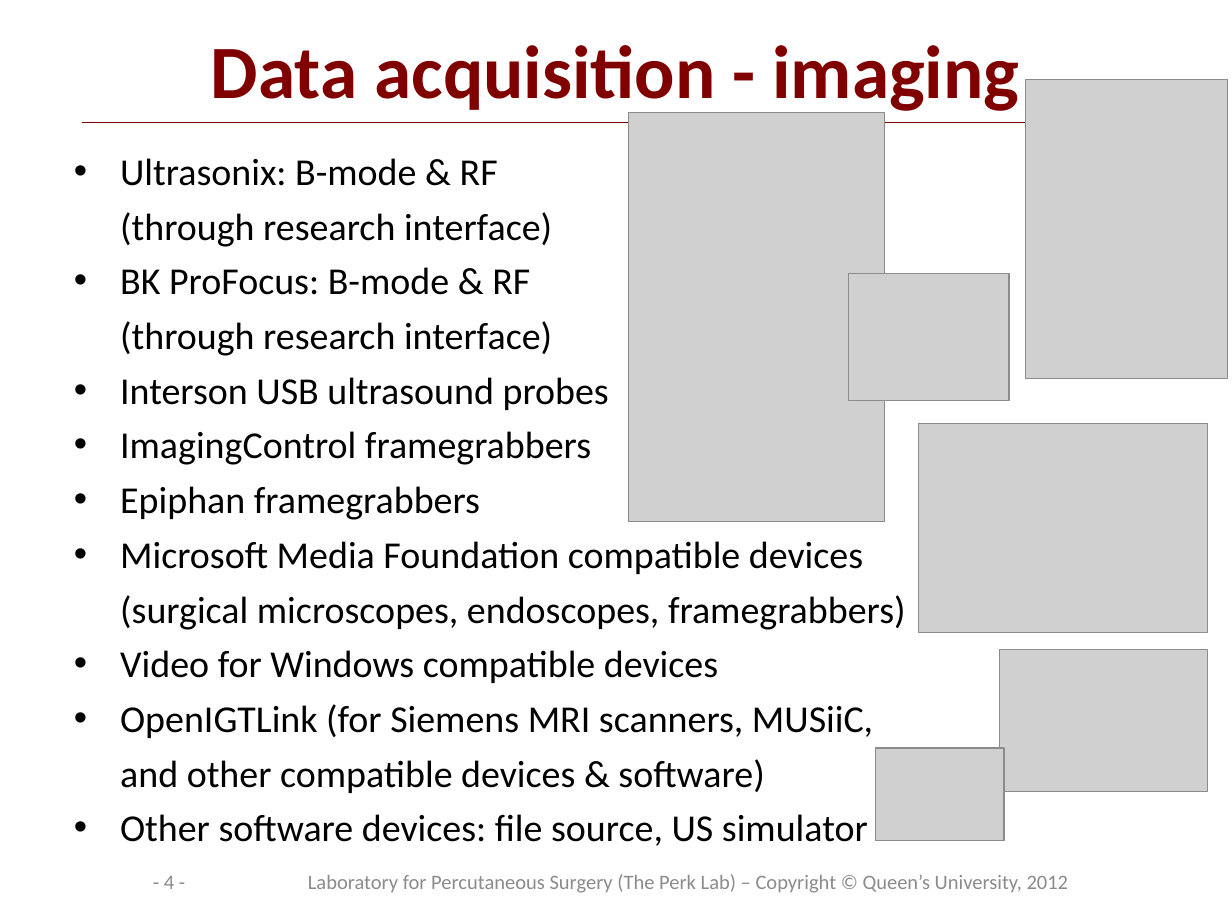
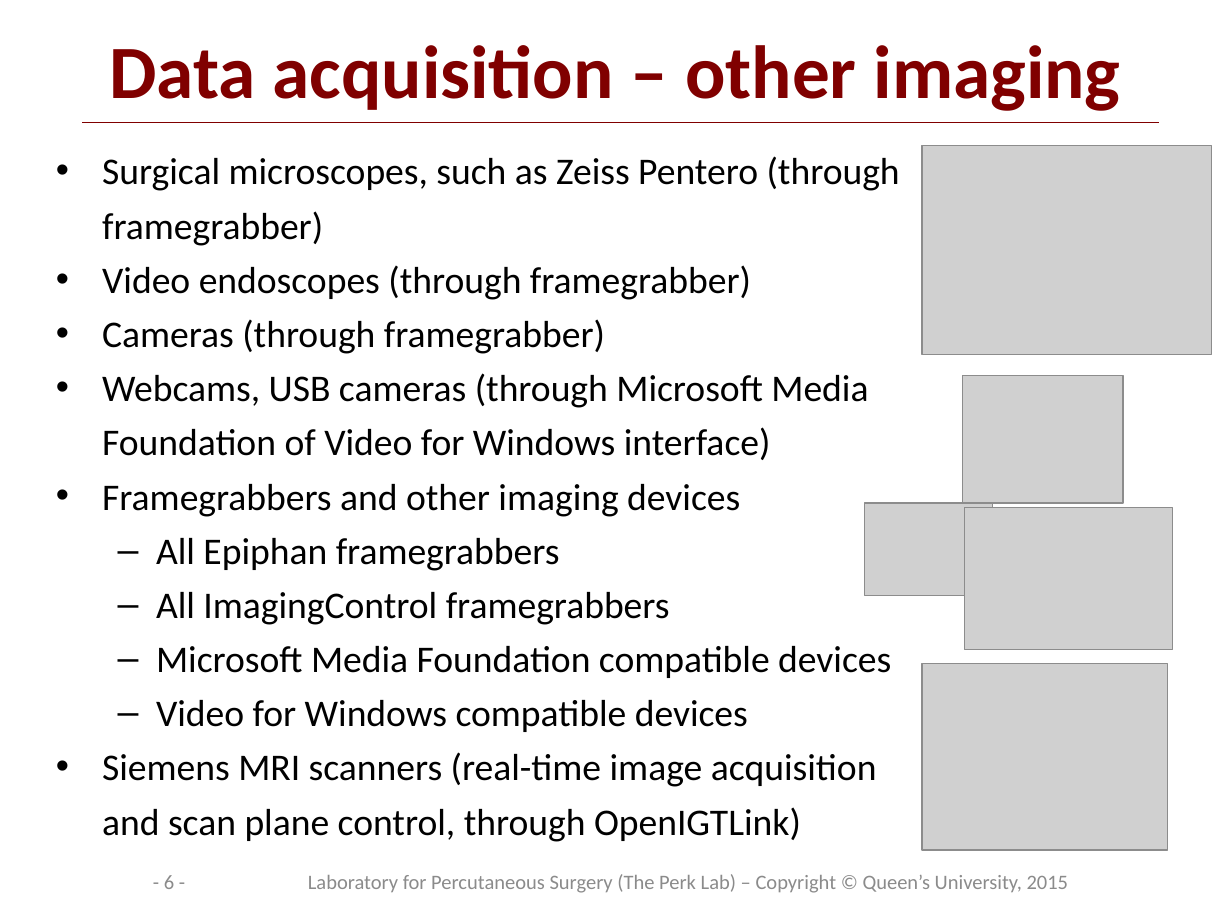
Before and after one commit to PlusToolkit/PlusDoc, a slide deck: slide 6 of overview/PlusOverview.pptx (slide 4 before the commit). Drawn at 1232x924 pixels with LibreOffice and Linux fonts; fonts in the diff are those of the drawing; grey boxes stand for pictures; background and template pictures are left out. Boxes give left, top, right and bottom in pixels: in the first picture for what was removed or moved away, otherwise in the second. Text is boxed around its words. In the diff, an @@ line names an element or a change of style, - is before the commit and + after.

Commit message:
re #712: Updated Plus overview presentations (surgical microscope, spectrometer, 4D US support)

```diff
--- a/overview/PlusOverview.pptx
+++ b/overview/PlusOverview.pptx
@@ title at (x1=109, y1=45, x2=1121, y2=111): text changed @@
-Data acquisition - imaging
+Data acquisition – other imaging
@@ picture removed at (x1=1025, y1=79, x2=1227, y2=378) @@
@@ picture removed at (x1=628, y1=112, x2=885, y2=521) @@
@@ text "Surgical microscopes, such as Zeiss ..." moved from (x1=120, y1=158, x2=906, y2=846) to (x1=102, y1=156, x2=900, y2=842) @@
@@ picture moved from (x1=918, y1=424, x2=1207, y2=633) to (x1=922, y1=145, x2=1211, y2=355) @@
@@ text at (x1=102, y1=156, x2=900, y2=678): text changed; size 22.2 to 22 pt @@
-• Ultrasonix: B-mode & RF
-  (through research interface)
-• BK ProFocus: B-mode & RF
-  (through research interface)
-• Interson USB ultrasound probes
-• ImagingControl framegrabbers
-• Epiphan framegrabbers
-• Microsoft Media Foundation compatible devices
-  (surgical microscopes, endoscopes, framegrabbers)
+• Surgical microscopes, such as Zeiss Pentero (through framegrabber)
+• Video endoscopes (through framegrabber)
+• Cameras (through framegrabber)
+• Webcams, USB cameras (through Microsoft Media Foundation of Video for Windows interface)
+• Framegrabbers and other imaging devices
+  – All Epiphan framegrabbers
+  – All ImagingControl framegrabbers
+  – Microsoft Media Foundation compatible devices
@@ picture moved from (x1=849, y1=274, x2=1009, y2=400) to (x1=962, y1=376, x2=1122, y2=503) @@
@@ picture moved from (x1=876, y1=748, x2=1004, y2=840) to (x1=864, y1=503, x2=992, y2=595) @@
@@ picture added at (x1=965, y1=508, x2=1173, y2=649) @@
@@ picture removed at (x1=999, y1=649, x2=1207, y2=791) @@
@@ picture added at (x1=922, y1=663, x2=1167, y2=850) @@
@@ text at (x1=156, y1=700, x2=748, y2=732): size 22.2 to 22 pt in "Video for Windows compatible devices"; bullet • to –; list level 1 to 2 in "Video for Windows compatible devices" @@
@@ text at (x1=102, y1=752, x2=877, y2=842): text changed; size 22.2 to 22 pt @@
-• OpenIGTLink (for Siemens MRI scanners, MUSiiC, and other compatible devices & software)
-• Other software devices: file source, US simulator
+• Siemens MRI scanners (real-time image acquisition and scan plane control, through OpenIGTLink)
@@ page number at (x1=164, y1=875, x2=174, y2=889): text changed @@
-- 4 -
+- 6 -
@@ text at (x1=308, y1=874, x2=1069, y2=893): text changed @@
-Laboratory for Percutaneous Surgery (The Perk Lab) – Copyright © Queen’s University, 2012
+Laboratory for Percutaneous Surgery (The Perk Lab) – Copyright © Queen’s University, 2015
```
Also in this commit, not shown: 19 other slides changed, 3 slides added.
